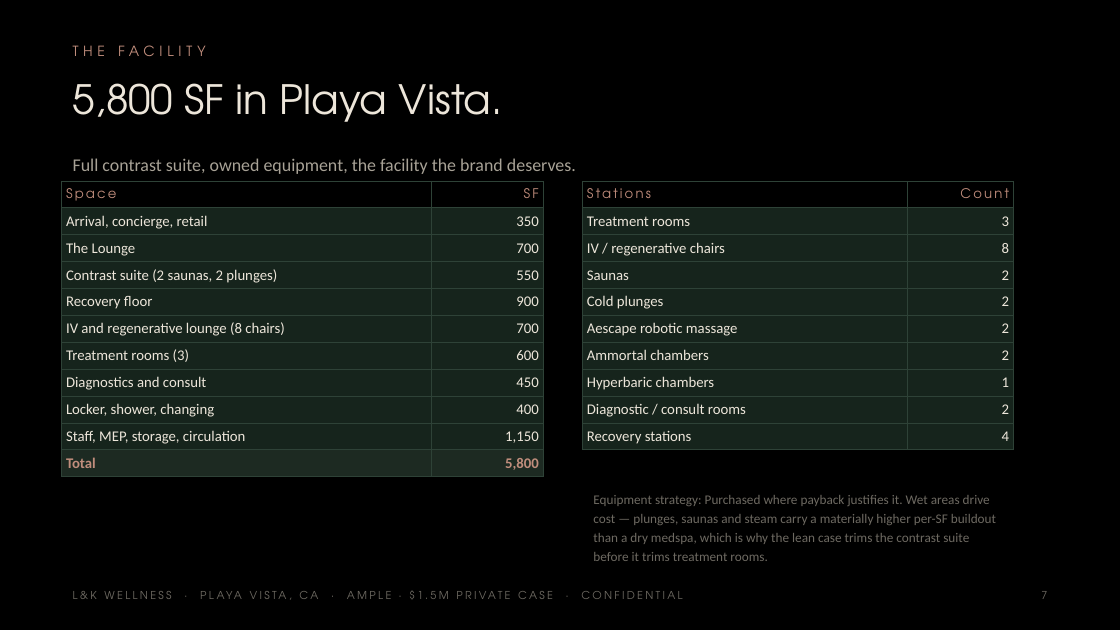
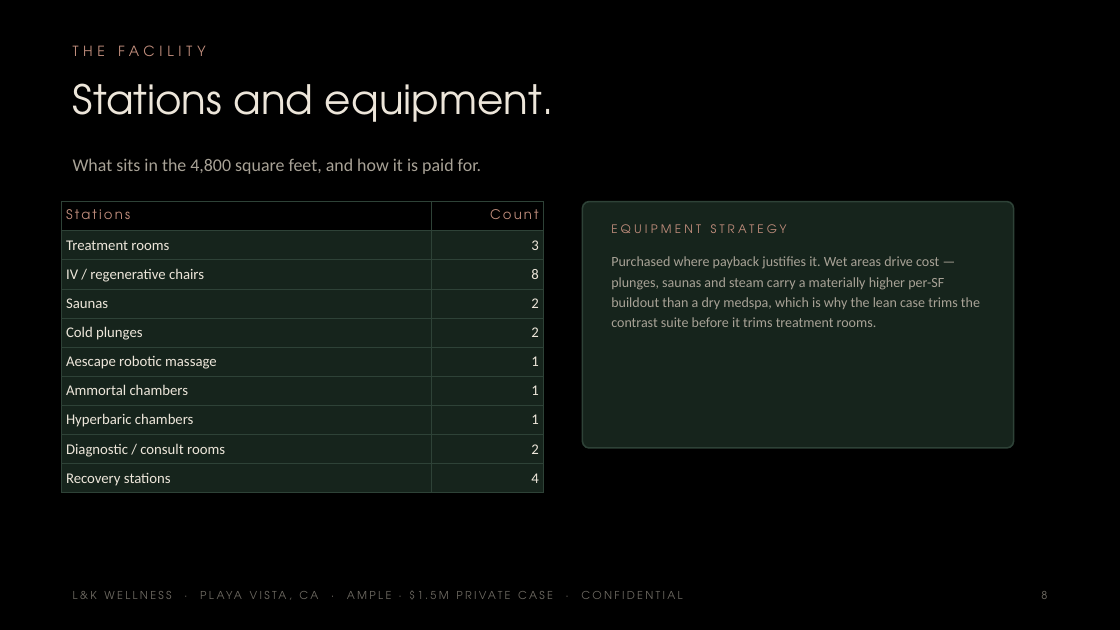
Before and after one commit to apexalpha811/2mil_ample, a slide deck: slide 8 of 1.5mil_ample.pptx (slide 7 before the commit). Drawn at 1120x630 pixels with LibreOffice and Linux fonts; fonts in the diff are those of the drawing. Boxes give left, top, right and bottom in pixels: in the first picture for what was removed or moved away, otherwise in the second. Text is boxed around its words. In the diff, an @@ line names an element or a change of style, - is before the commit and + after.

```diff
--- a/1.5mil_ample.pptx
+++ b/1.5mil_ample.pptx
@@ text at [73,83,554,122]: text changed @@
-5,800 SF in Playa Vista.
+Stations and equipment.
@@ text at [73,158,482,174]: text changed @@
-Full contrast suite, owned equipment, the facility the brand deserves.
+What sits in the 4,800 square feet, and how it is paid for.
@@ table at [62,202,543,490] @@
-row 6, column 2: 2
+row 6, column 2: 1
-row 7, column 2: 2
+row 7, column 2: 1
@@ table: place and size @@
-table at [582,181,1014,448]
+table at [62,202,543,490]
@@ table removed at [62,181,543,474], 11 rows, 2 columns @@
-Space | SF
-Arrival, concierge, retail | 350
-The Lounge | 700
-Contrast suite (2 saunas, 2 plunges) | 550
-Recovery floor | 900
-IV and regenerative lounge (8 chairs) | 700
-Treatment rooms (3) | 600
-Diagnostics and consult | 450
-Locker, shower, changing | 400
-Staff, MEP, storage, circulation | 1,150
-Total | 5,800
@@ rounded rectangle added at [582,202,1014,448], fill #16241C, outline #2E4237 1 pt @@
@@ text added at [611,224,787,233], 7.5 pt, text #C08D7C @@
+EQUIPMENT STRATEGY
@@ text "Purchased where payback justifies it. ..." at [611,256,980,327]: vertical alignment middle to top @@
@@ text at [611,256,980,327]: text changed; size 8.5 to 9 pt; text colour #6E6A62 to #A8A296 @@
-Equipment strategy: Purchased where payback justifies it. Wet areas drive cost — plunges, saunas and steam carry a materially higher per-SF buildout than a dry medspa, which is why the lean case trims the contrast suite before it trims treatment rooms.
+Purchased where payback justifies it. Wet areas drive cost — plunges, saunas and steam carry a materially higher per-SF buildout than a dry medspa, which is why the lean case trims the contrast suite before it trims treatment rooms.
@@ text at [1041,591,1047,599]: text changed @@
-7
+8
```
Also in this commit, not shown: 26 other slides changed, 1 slide added, 6 other files.
